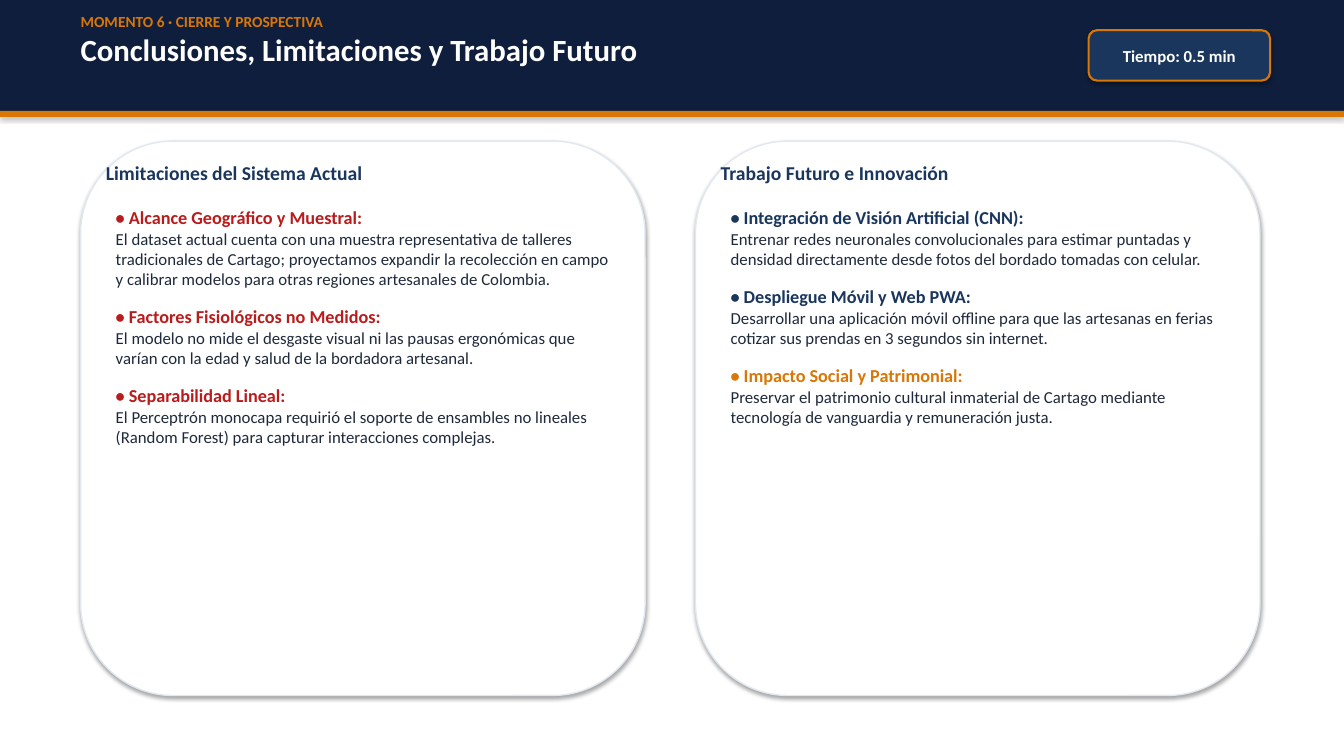
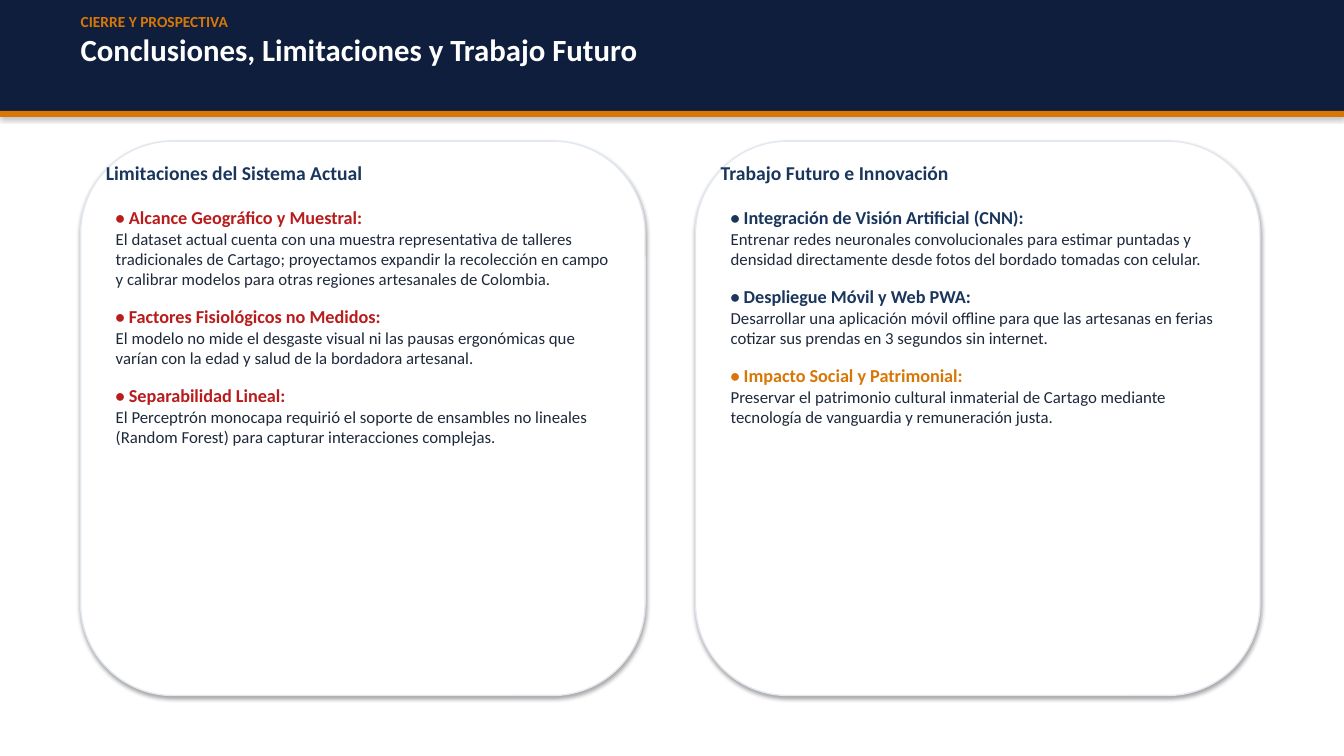
Before and after one commit to Cruz1905/curso-inteligencia-artificial, a slide deck: slide 7 of proyecto/Presentacion_Proyecto_Final_Grupo02_BordadosCartago.pptx. Drawn at 1344x756 pixels with LibreOffice and Linux fonts; fonts in the diff are those of the drawing. Boxes give left, top, right and bottom in pixels: in the first picture for what was removed or moved away, otherwise in the second. Text is boxed around its words. In the diff, an @@ line names an element or a change of style, - is before the commit and + after.

Commit message:
style(diapositivas): remover insignias de tiempo y referencias a minutos de las diapositivas

```diff
--- a/proyecto/Presentacion_Proyecto_Final_Grupo02_BordadosCartago.pptx
+++ b/proyecto/Presentacion_Proyecto_Final_Grupo02_BordadosCartago.pptx
@@ text at (x1=81, y1=17, x2=228, y2=27): text changed @@
-MOMENTO 6 · CIERRE Y PROSPECTIVA
+CIERRE Y PROSPECTIVA
@@ rounded rectangle removed at (x1=1089, y1=30, x2=1270, y2=81) @@
-Tiempo: 0.5 min
```
Also in this commit, not shown: 6 other slides changed, 4 other files.
